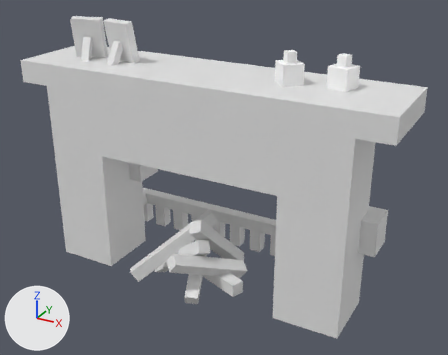
The FBX model Assets/Models/Fireplace/Fireplace.fbx, before and after one commit.
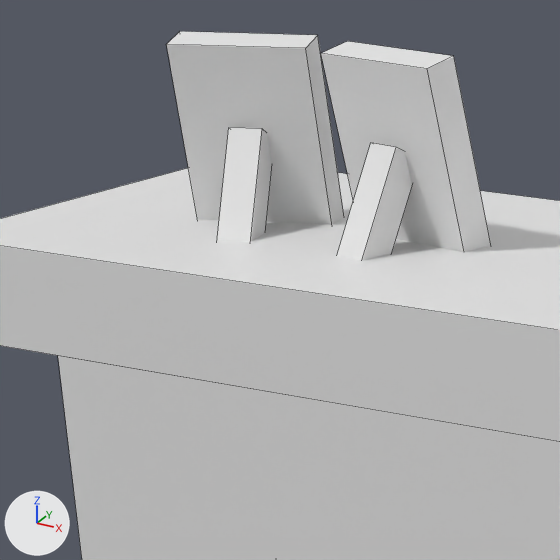
Each version is shown whole from a 50 mm lens placed at (9.07, -15.02, 11.21), pointed at (0.52, 0.52, 3.44), then close up on the part from 8% to 35% of the width and 3% to 37% of the height. Lighting does not change. The marker at lower left points along +X, +Y and +Z. The close-ups show mesh edges as thin lines. Where no turn or scale is listed for an object, it has been applied to the vertices.

The first close-up shows 'Fireplace'.
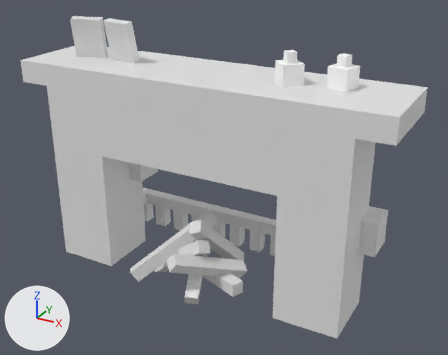
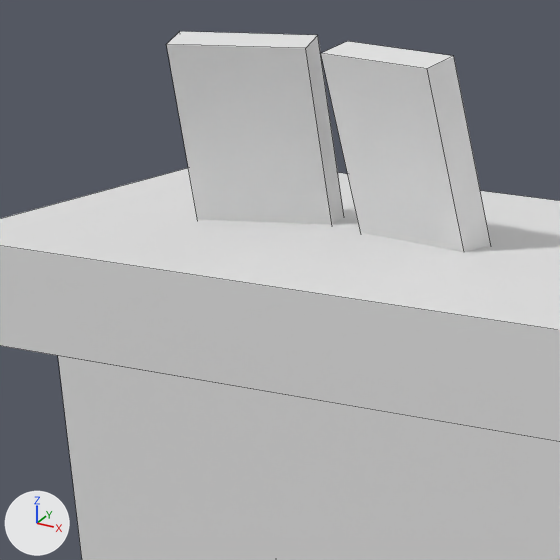
Where the newer file only moved an object's origin or applied its transform, the numbers keep the older frame.

Edits to the bpy script that builds the scene:
```text
Change me_cube_001:
    where me_cube_001.from_pydata(...)  # 266 vertices, 182 faces; spans x -6.01..6.01, y -1.8..2.65, z -0.33..7.98
    used by ob_fireplace; location = (0.0, 0.0, 0.0)
    me_cube_001 part 1: the loose piece of 8 vertices spanning x -3.25..-2.93, y -0.21..0.44, z 6.51..7.38 is deleted
    me_cube_001 part 2: the loose piece of 8 vertices spanning x -4.44..-4.0, y -0.21..0.46, z 6.51..7.38 is deleted
    remove me_cube_001.materials.append(mat_holders)  # white #e7e7e7
```

Pixel boxes [x1, y1, x2, y2] of what changed, in the close-ups (560 x 560 px):
part 1 of me_cube_001, deleted: before [337, 143, 412, 261]
part 2 of me_cube_001, deleted: before [217, 128, 272, 242]
